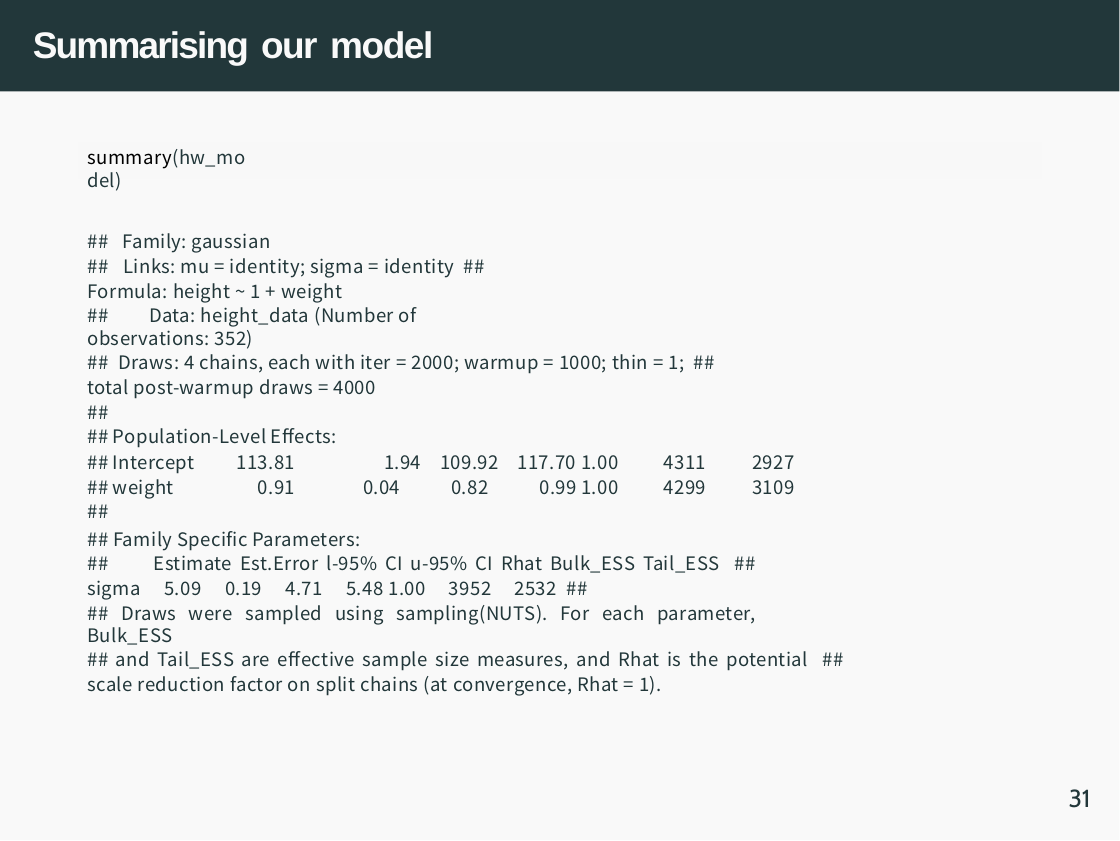
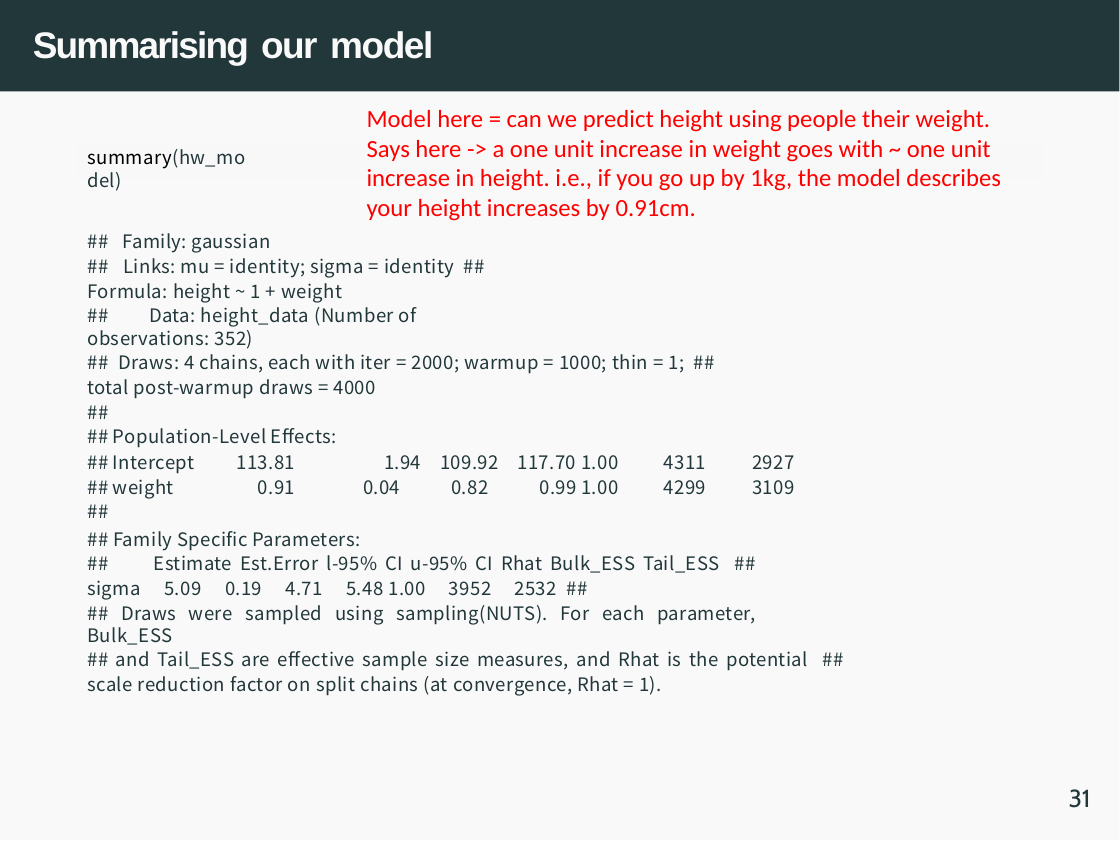
Before and after one commit to Lena-Marreel/IADS_SC_Day9_BayesianIntro2, a slide deck: slide 33 of day 2 slides.pptx. Drawn at 1120x841 pixels with LibreOffice and Linux fonts; fonts in the diff are those of the drawing. Boxes give left, top, right and bottom in pixels: in the first picture for what was removed or moved away, otherwise in the second. Text is boxed around its words. In the diff, an @@ line names an element or a change of style, - is before the commit and + after.

```diff
--- a/day 2 slides.pptx
+++ b/day 2 slides.pptx
@@ text added at [367,110,1001,221], 8 pt, text #FF0000 @@
+Model here = can we predict height using people their weight. Says here -> a one unit increase in weight goes with ~ one unit increase in height. i.e., if you go up by 1kg, the model describes your height increases by 0.91cm.
```
Also in this commit, not shown: 8 other slides changed.
